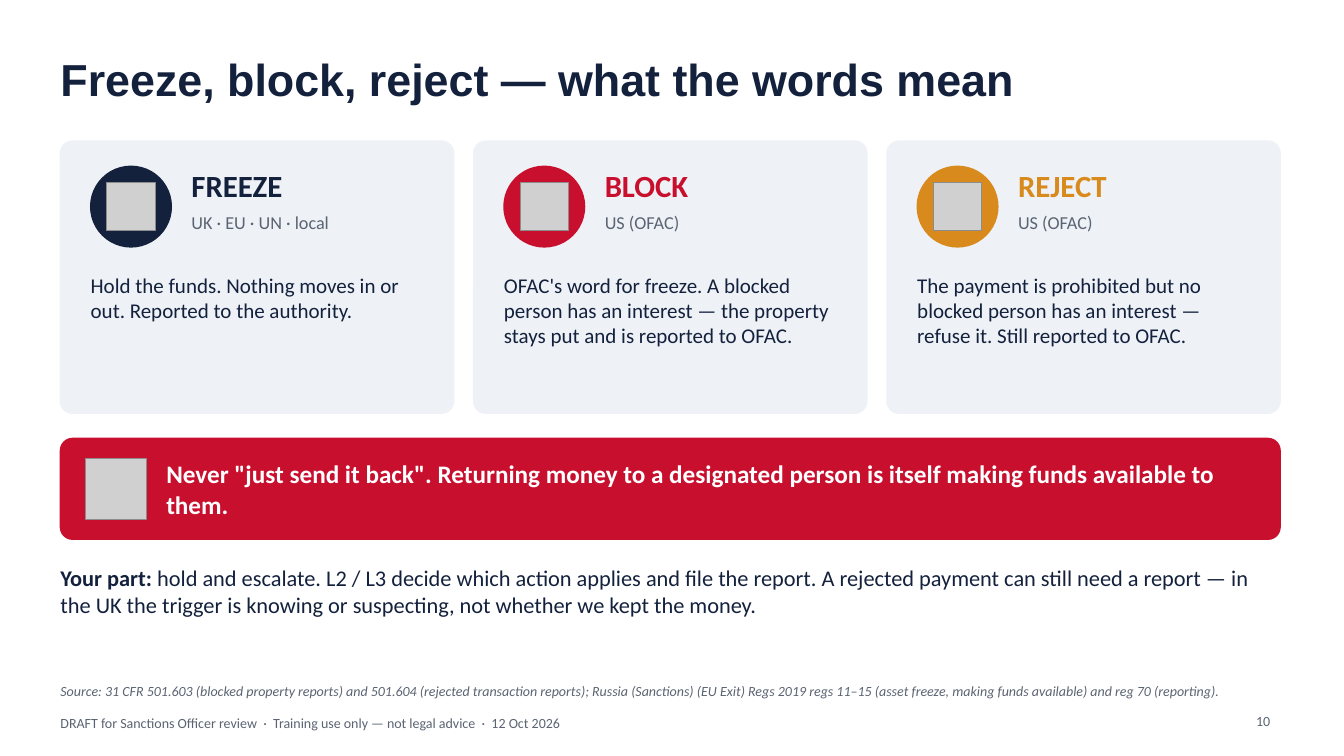
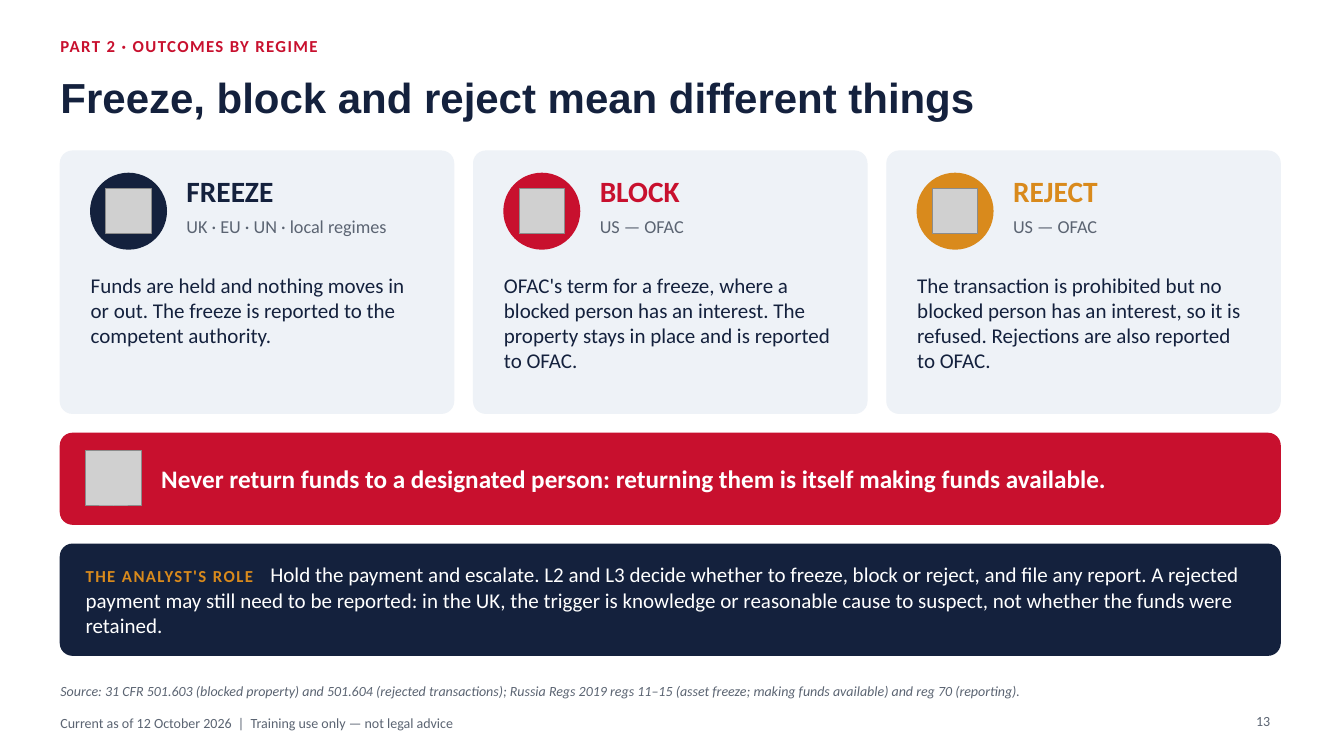
Before and after one commit to danielslonim-art/Screening, a slide deck: slide 13 of training/sanctions-in-practice-2026-10/sanctions-in-practice-analyst-edition.pptx (slide 10 before the commit). Drawn at 1344x756 pixels with LibreOffice and Linux fonts; fonts in the diff are those of the drawing; grey boxes stand for pictures. Boxes give left, top, right and bottom in pixels: in the first picture for what was removed or moved away, otherwise in the second. Text is boxed around its words. In the diff, an @@ line names an element or a change of style, - is before the commit and + after.

```diff
--- a/training/sanctions-in-practice-2026-10/sanctions-in-practice-analyst-edition.pptx
+++ b/training/sanctions-in-practice-2026-10/sanctions-in-practice-analyst-edition.pptx
@@ text added at (60, 41, 317, 52), 12 pt, text #C8102E, bold @@
+PART 2 · OUTCOMES BY REGIME
@@ title at (60, 82, 974, 122): text changed; size 32 to 30 pt @@
-Freeze, block, reject — what the words mean
+Freeze, block and reject mean different things
@@ rounded rectangle: place and size @@
-rounded rectangle at (60, 141, 454, 413)
+rounded rectangle at (60, 151, 454, 413)
@@ ellipse: place and size @@
-ellipse at (91, 166, 171, 247)
+ellipse at (91, 173, 166, 249)
@@ size 22 to 21 pt in 3 elements at (600, 182, 680, 202), (1013, 182, 1098, 203), (186, 183, 273, 202) @@
@@ rounded rectangle: place and size @@
-rounded rectangle at (474, 141, 867, 413)
+rounded rectangle at (474, 151, 867, 413)
@@ ellipse: place and size @@
-ellipse at (504, 166, 585, 247)
+ellipse at (504, 173, 580, 249)
@@ rounded rectangle: place and size @@
-rounded rectangle at (887, 141, 1280, 413)
+rounded rectangle at (887, 151, 1280, 413)
@@ ellipse: place and size @@
-ellipse at (918, 166, 998, 247)
+ellipse at (918, 173, 993, 249)
@@ picture: place and size @@
-picture at (107, 182, 155, 231)
+picture at (106, 189, 151, 234)
@@ picture: place and size @@
-picture at (520, 182, 569, 231)
+picture at (519, 189, 565, 234)
@@ picture: place and size @@
-picture at (934, 182, 982, 231)
+picture at (933, 189, 978, 234)
@@ text at (186, 220, 386, 236): text changed @@
-UK · EU · UN · local
+UK · EU · UN · local regimes
@@ text at (600, 221, 683, 233): text changed @@
-US (OFAC)
+US — OFAC
@@ text at (1013, 221, 1097, 233): text changed @@
-US (OFAC)
+US — OFAC
@@ text at (91, 278, 404, 347): text changed @@
-Hold the funds. Nothing moves in or out. Reported to the authority.
+Funds are held and nothing moves in or out. The freeze is reported to the competent authority.
@@ text at (504, 278, 830, 368): text changed @@
-OFAC's word for freeze. A blocked person has an interest — the property stays put and is reported to OFAC.
+OFAC's term for a freeze, where a blocked person has an interest. The property stays in place and is reported to OFAC.
@@ text at (917, 278, 1240, 368): text changed @@
-The payment is prohibited but no blocked person has an interest — refuse it. Still reported to OFAC.
+The transaction is prohibited but no blocked person has an interest, so it is refused. Rejections are also reported to OFAC.
@@ proportions changed in 4 elements at (60, 151, 454, 413), (474, 151, 867, 413), (887, 151, 1280, 413), (60, 434, 1280, 524) @@
@@ rounded rectangle: place and size @@
-rounded rectangle at (60, 439, 1280, 539)
+rounded rectangle at (60, 434, 1280, 524)
@@ picture: place and size @@
-picture at (86, 459, 146, 519)
+picture at (86, 451, 141, 506)
@@ text at (161, 470, 1106, 493): text changed @@
-Never "just send it back". Returning money to a designated person is itself making funds available to them.
+Never return funds to a designated person: returning them is itself making funds available.
@@ rounded rectangle added at (60, 544, 1280, 655), fill #14213D, outline #14213D 1 pt @@
@@ text at (86, 567, 1238, 633): text changed; size 16 to 15 pt; text colour #14213D to #FFFFFF @@
-Your part: hold and escalate. L2 / L3 decide which action applies and file the report. A rejected payment can still need a report — in the UK the trigger is knowing or suspecting, not whether we kept the money.
+THE ANALYST'S ROLE Hold the payment and escalate. L2 and L3 decide whether to freeze, block or reject, and file any report. A rejected payment may still need to be reported: in the UK, the trigger is knowledge or reasonable cause to suspect, not whether the funds were retained.
@@ text "THE ANALYST'S ROLE Hold the ..." at (86, 567, 1238, 633): vertical alignment top to middle @@
@@ text at (60, 686, 1020, 699): text changed @@
-Source: 31 CFR 501.603 (blocked property reports) and 501.604 (rejected transaction reports); Russia (Sanctions) (EU Exit) Regs 2019 regs 11–15 (asset freeze, making funds available) and reg 70 (reporting).
+Source: 31 CFR 501.603 (blocked property) and 501.604 (rejected transactions); Russia Regs 2019 regs 11–15 (asset freeze; making funds available) and reg 70 (reporting).
@@ text at (60, 718, 453, 731): text changed @@
-DRAFT for Sanctions Officer review · Training use only — not legal advice · 12 Oct 2026
+Current as of 12 October 2026 | Training use only — not legal advice
@@ page number at (1256, 717, 1270, 726): text changed @@
-10
+13
```
Also in this commit, not shown: 11 other slides changed, 13 slides added, 8 slides removed, 1 other file.
